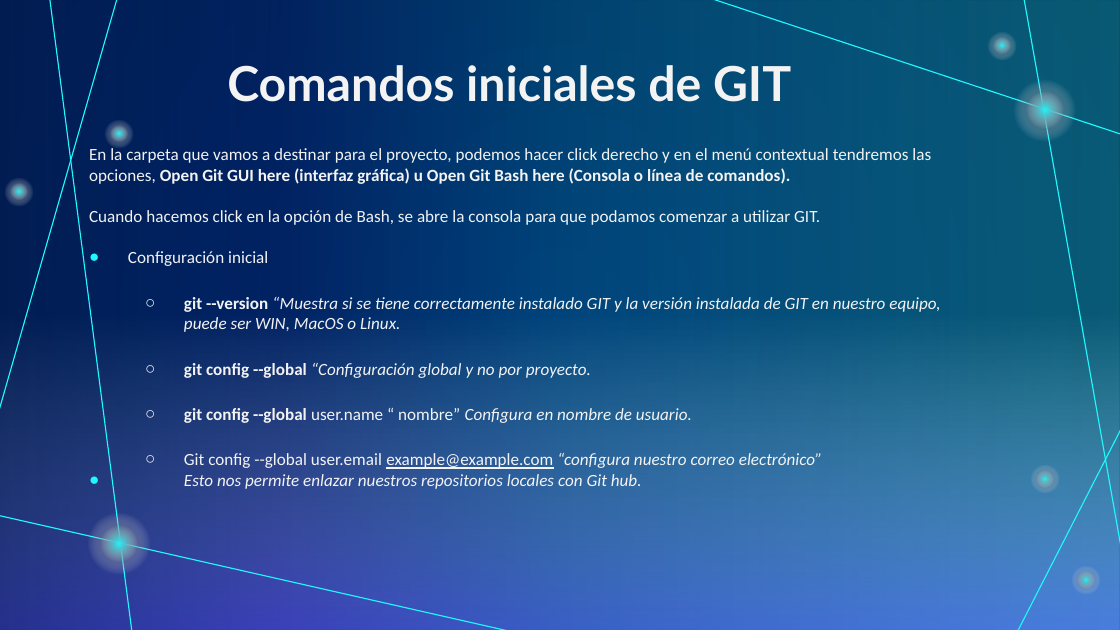
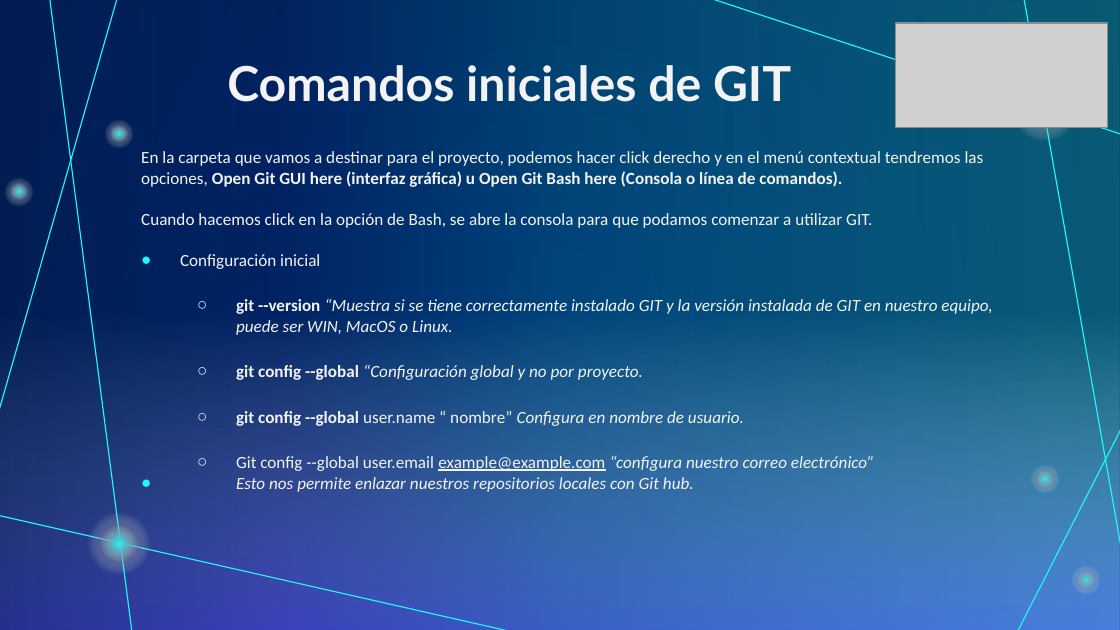
Before and after one commit to ISPC-TST-PI-I-2024/josemarquez, a slide deck: slide 3 of Editables/TP#1 - GIT-GITHUB.pptx. Drawn at 1120x630 pixels with LibreOffice and Linux fonts; fonts in the diff are those of the drawing; grey boxes stand for pictures. Boxes give left, top, right and bottom in pixels: in the first picture for what was removed or moved away, otherwise in the second. Text is boxed around its words. In the diff, an @@ line names an element or a change of style, - is before the commit and + after.

```diff
--- a/Editables/TP#1 - GIT-GITHUB.pptx
+++ b/Editables/TP#1 - GIT-GITHUB.pptx
@@ picture added at <box>896,24,1108,128</box> @@
@@ ellipse removed at <box>981,26,1023,67</box> @@
@@ ellipse removed at <box>990,34,1015,58</box> @@
@@ subtitle "En la carpeta que vamos ...": place and size @@
-subtitle "En la carpeta que vamos ..." at <box>89,148,940,489</box>
+subtitle "En la carpeta que vamos ..." at <box>141,151,992,492</box>
```
Also in this commit, not shown: 5 other slides changed, 1 other file.
